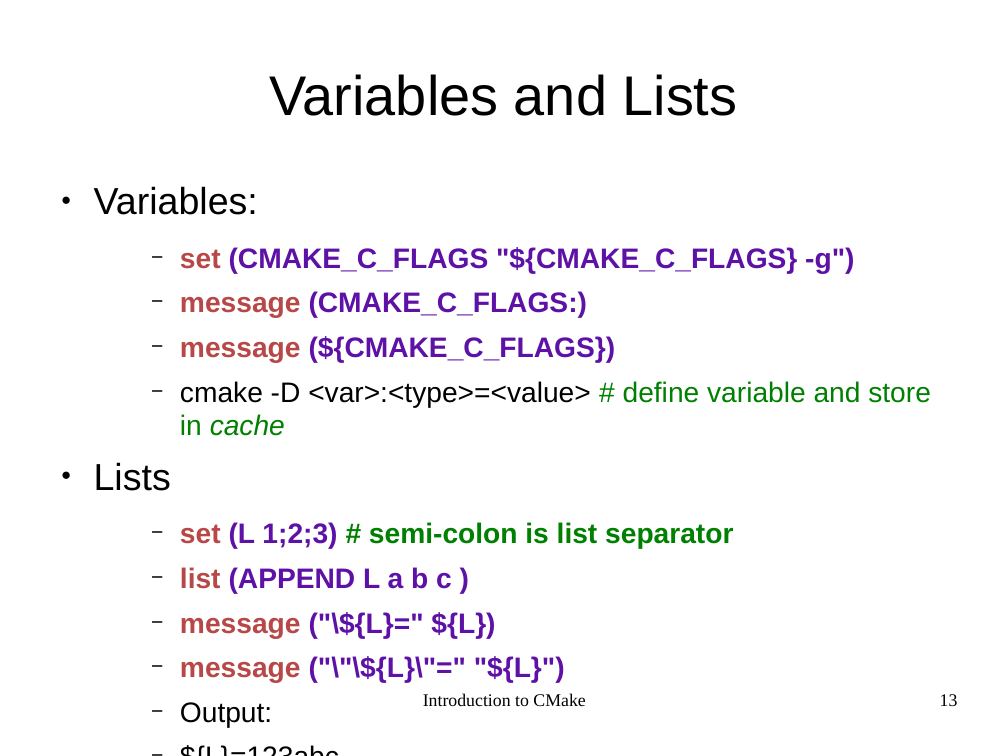
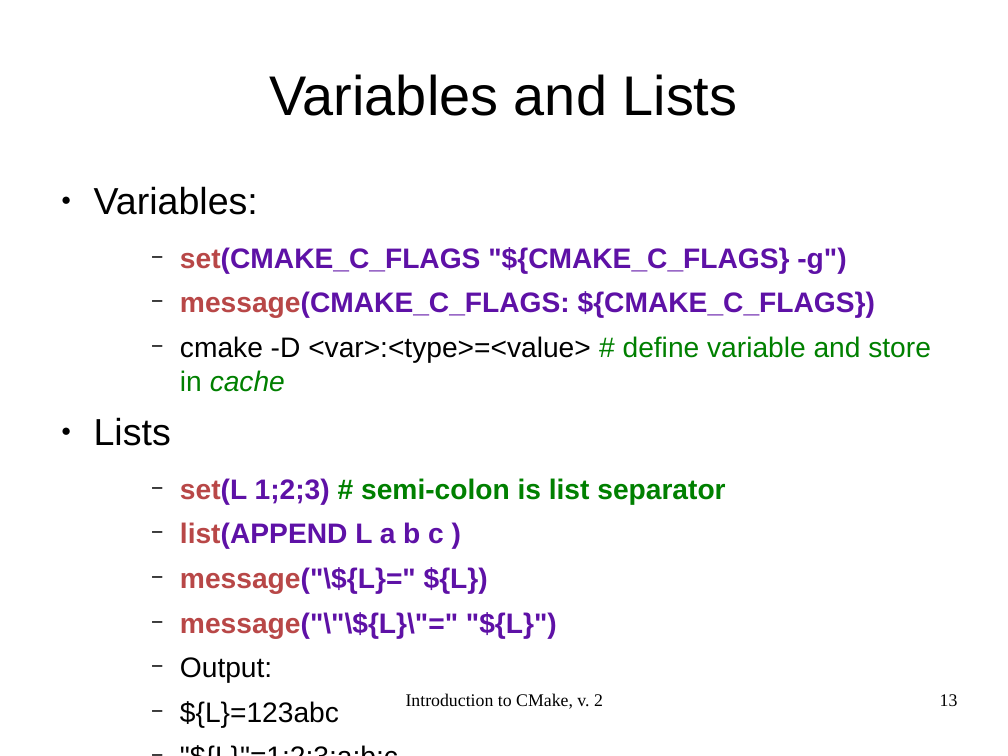
Before and after one commit to shlomif/shlomi-fish-homepage, a slide deck: slide 13 of t2/lecture/CMake/introduction_to_cmake-2.odp. Drawn at 1008x756 pixels with LibreOffice and Linux fonts; fonts in the diff are those of the drawing. Boxes give left, top, right and bottom in pixels: in the first picture for what was removed or moved away, otherwise in the second. Text is boxed around its words. In the diff, an @@ line names an element or a change of style, - is before the commit and + after.

```diff
--- a/t2/lecture/CMake/introduction_to_cmake-2.odp
+++ b/t2/lecture/CMake/introduction_to_cmake-2.odp
@@ text at box(180, 247, 875, 317): text changed @@
-    − set (CMAKE_C_FLAGS "${CMAKE_C_FLAGS} -g")
-    − message (CMAKE_C_FLAGS:)
-    − message (${CMAKE_C_FLAGS})
+    − set(CMAKE_C_FLAGS "${CMAKE_C_FLAGS} -g")
+    − message(CMAKE_C_FLAGS: ${CMAKE_C_FLAGS})
@@ text at box(180, 478, 725, 638): spaces changed @@
-    − set (L 1;2;3) # semi-colon is list separator
-    − list (APPEND L a b c )
-    − message ("\${L}=" ${L})
-    − message ("\"\${L}\"=" "${L}")
+    − set(L 1;2;3) # semi-colon is list separator
+    − list(APPEND L a b c )
+    − message("\${L}=" ${L})
+    − message("\"\${L}\"=" "${L}")
@@ text at box(406, 693, 603, 709): text changed @@
-Introduction to CMake
+Introduction to CMake, v. 2
```
Also in this commit, not shown: 21 other slides changed, 1 slide added, 8 slides removed, 2 other files.
